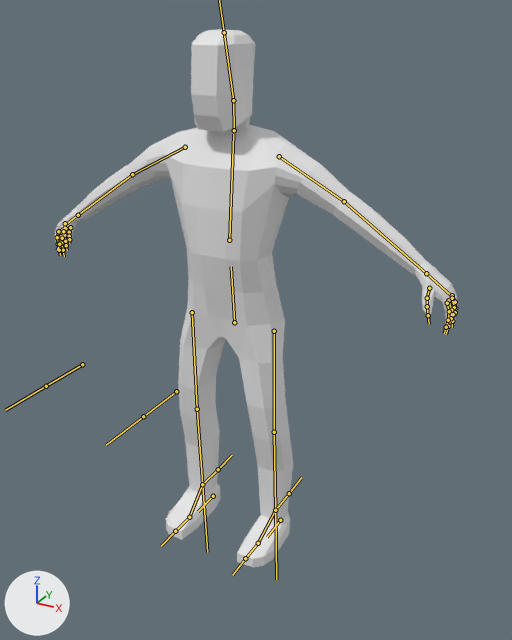
The FBX model Assets/Models/human.fbx: old version first, new version second.
The view is the same before and after, from a 50 mm lens placed at (5.08, -8.56, 8.12), pointed at (0.49, -0.22, 3.95). Every picture has the same lights, and +X, +Y and +Z are marked at lower left. The bones that bend it are drawn over the model as lines.

Names of what the first picture shows: 'EnemyMesh'.
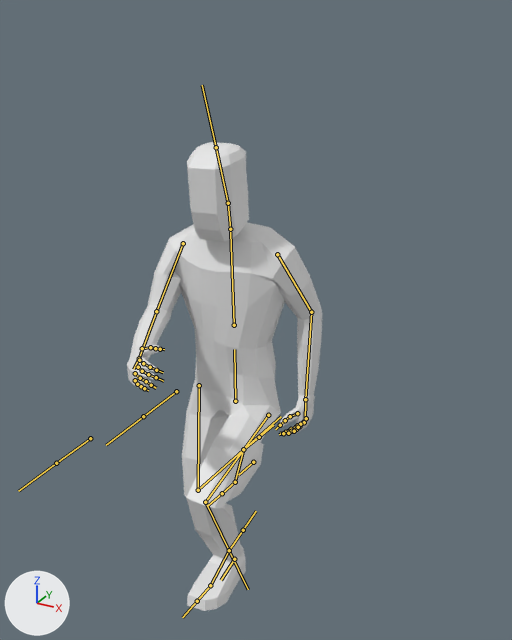
The newer file adds an action. The first version stands in its rest pose; the second is drawn at frame 4 of the action 'Armature|Crouch_Idle'.

What the commit changed:
Bone 'Hips' (bone_hips) moves from (0.0, 0.0, 0.0) to (0.0, -1.38, 0.12).
Bone 'Hips' (bone_hips) turns from (0, 0, 0) to (-3, -10, 0) degrees about its own x, y and z.
Bone 'Spine' (bone_spine) turns from (0, 0, 0) to (-12, 15, -4) degrees about its own x, y and z.
Bone 'Upper_Arm.L' (bone_upper_arm_l) turns from (0, 0, 0) to (42, 16, -1) degrees about its own x, y and z.
Bone 'Lower_Arm.L' (bone_lower_arm_l) turns from (0, 0, 0) to (10, -5, 30) degrees about its own x, y and z.
Bone 'Hand.L' (bone_hand_l) turns from (0, 0, 0) to (0, 0, -7) degrees about its own x, y and z.
Bone 'Upper_Arm.R' (bone_upper_arm_r) turns from (0, 0, 0) to (-43, 18, 29) degrees about its own x, y and z.
Bone 'Lower_Arm.R' (bone_lower_arm_r) turns from (0, 0, 0) to (-8, -3, 64) degrees about its own x, y and z.
Bone 'Hand.R' (bone_hand_r) turns from (0, 0, 0) to (2, 1, 11) degrees about its own x, y and z.
Bone 'Upper_Leg.L' (bone_upper_leg_l) turns from (0, 0, 0) to (-71, -8, 3) degrees about its own x, y and z.
Bone 'Lower_Leg.L' (bone_lower_leg_l) turns from (0, 0, 0) to (-97, 0, 0) degrees about its own x, y and z.
Bone 'Upper_Leg.R' (bone_upper_leg_r) turns from (0, 0, 0) to (-13, -11, -10) degrees about its own x, y and z.
Bone 'Lower_Leg.R' (bone_lower_leg_r) turns from (0, 0, 0) to (-100, 0, 0) degrees about its own x, y and z.
Bone 'Leg_Control.L' (bone_leg_control_l) moves from (0.0, 0.0, 0.0) to (-0.2, 1.23, -0.02).
Bone 'Leg_Control.L' (bone_leg_control_l) turns from (0, 0, 0) to (0, 0, -5) degrees about its own x, y and z.
Bone 'Foot.L' (bone_foot_l) turns from (0, 0, 0) to (-9, 3, -1) degrees about its own x, y and z.
Bone 'Leg_Control.R' (bone_leg_control_r) moves from (0.0, 0.0, 0.0) to (0.25, -1.06, -0.18).
Bone 'Leg_Control.R' (bone_leg_control_r) turns from (0, 0, 0) to (0, 0, 5) degrees about its own x, y and z.
Bone 'Foot.R' (bone_foot_r) turns from (0, 0, 0) to (22, 2, 1) degrees about its own x, y and z.
Bone 'Toes.R' (bone_toes_r) turns from (0, 0, 0) to (-23, 0, 0) degrees about its own x, y and z.

Pixel boxes [x1, y1, x2, y2] of what changed, in the pictures (512 x 640 px):
'EnemyMesh', posed (52% narrower, 13% shorter)
    before: [54, 29, 458, 567]
    after: [127, 142, 322, 611]
bone 'Hips', root to tip
    before: (234, 322) to (231, 266)
    after: (235, 401) to (234, 349)
bone 'Spine', root to tip
    before: (229, 240) to (233, 134)
    after: (234, 325) to (230, 232)
bone 'Upper_Arm.L', root to tip
    before: (279, 156) to (344, 201)
    after: (277, 254) to (311, 312)
bone 'Lower_Arm.L', root to tip
    before: (344, 201) to (426, 273)
    after: (311, 312) to (305, 399)
bone 'Hand.L', root to tip
    before: (426, 273) to (451, 295)
    after: (305, 399) to (305, 422)
bone 'Upper_Arm.R', root to tip
    before: (185, 147) to (132, 174)
    after: (183, 243) to (156, 311)
bone 'Lower_Arm.R', root to tip
    before: (132, 174) to (78, 215)
    after: (156, 311) to (139, 358)
bone 'Hand.R', root to tip
    before: (78, 215) to (63, 226)
    after: (139, 358) to (133, 369)
bone 'Upper_Leg.L', root to tip
    before: (274, 331) to (274, 432)
    after: (268, 415) to (205, 502)
bone 'Lower_Leg.L', root to tip
    before: (274, 432) to (275, 510)
    after: (205, 502) to (229, 550)
bone 'Upper_Leg.R', root to tip
    before: (192, 312) to (197, 409)
    after: (199, 385) to (198, 490)
bone 'Lower_Leg.R', root to tip
    before: (197, 409) to (202, 484)
    after: (198, 490) to (243, 449)
bone 'Leg_Control.L', root to tip
    before: (280, 520) to (267, 537)
    after: (234, 559) to (221, 580)
bone 'Foot.L', root to tip
    before: (275, 510) to (258, 543)
    after: (229, 550) to (210, 585)
bone 'Leg_Control.R', root to tip
    before: (213, 496) to (198, 511)
    after: (253, 462) to (238, 475)
bone 'Foot.R', root to tip
    before: (202, 484) to (189, 517)
    after: (243, 449) to (235, 482)
bone 'Toes.R', root to tip
    before: (189, 517) to (175, 531)
    after: (235, 482) to (222, 493)
